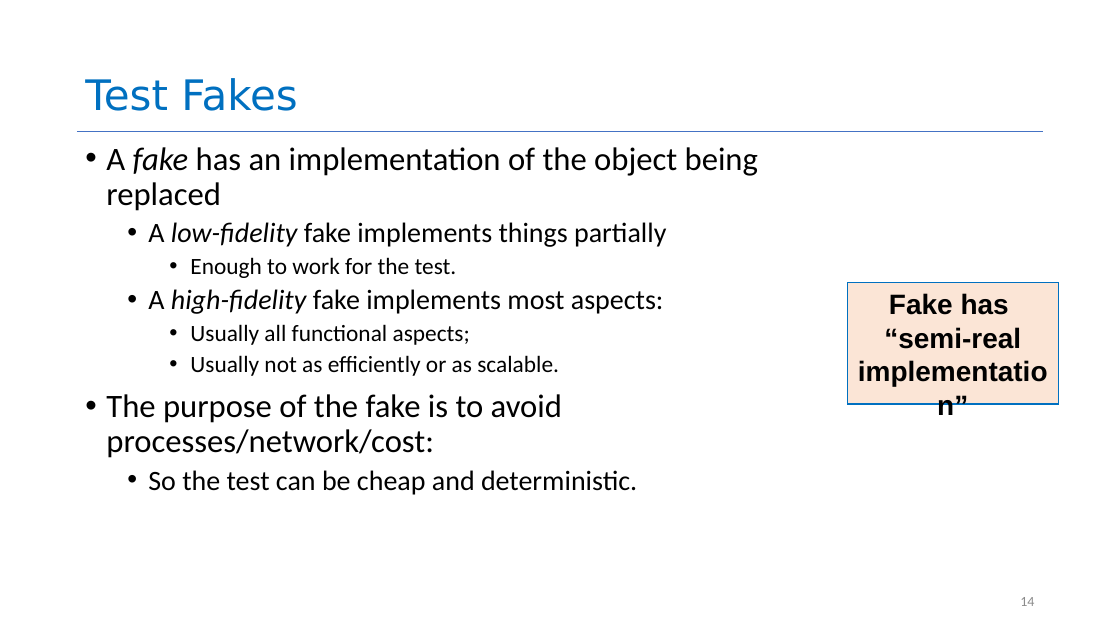
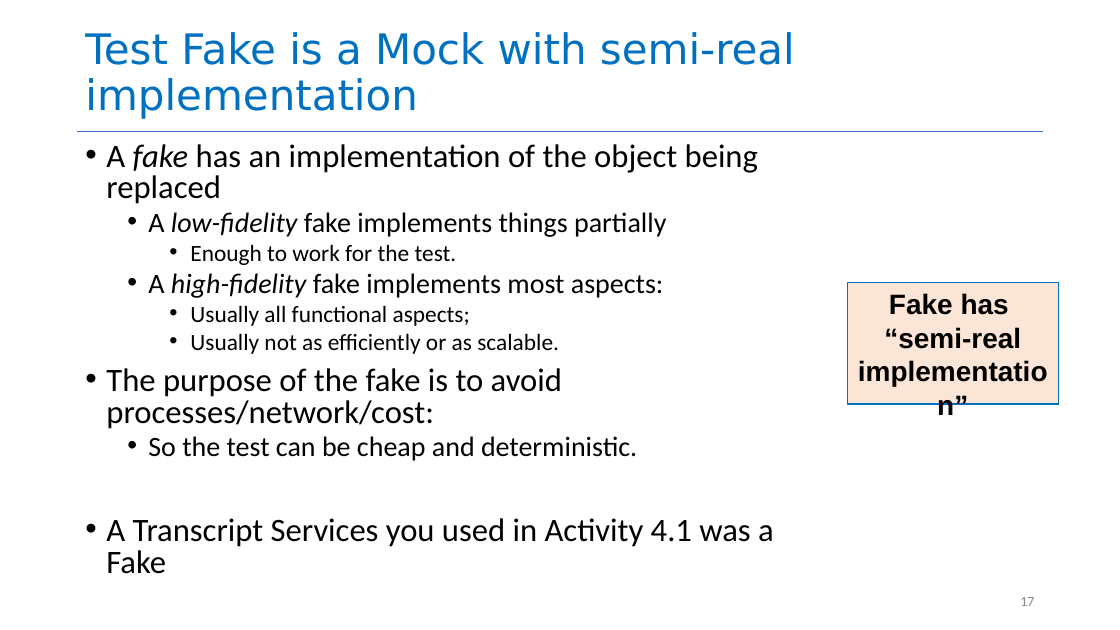
Before and after one commit to neu-se/CS4530-Spring-2022, a slide deck: slide 17 of Slides/Lesson 5.3 Testing Systems.pptx (slide 14 before the commit). Drawn at 1120x630 pixels with LibreOffice and Linux fonts; fonts in the diff are those of the drawing. Boxes give left, top, right and bottom in pixels: in the first picture for what was removed or moved away, otherwise in the second. Text is boxed around its words. In the diff, an @@ line names an element or a change of style, - is before the commit and + after.

```diff
--- a/Slides/Lesson 5.3 Testing Systems.pptx
+++ b/Slides/Lesson 5.3 Testing Systems.pptx
@@ title at bbox=[85, 32, 795, 119]: text changed @@
-Test Fakes
+Test Fake is a Mock with semi-real implementation
@@ text at bbox=[106, 144, 758, 461]: line spacing 0.9 to 0.8 @@
@@ text at bbox=[106, 518, 774, 574]: paragraph added @@
+• A Transcript Services you used in Activity 4.1 was a Fake
@@ page number at bbox=[1020, 597, 1034, 606]: text changed @@
-14
+17
```
Also in this commit, not shown: 11 other slides changed, 4 slides added, 3 slides removed, 1 other file.
